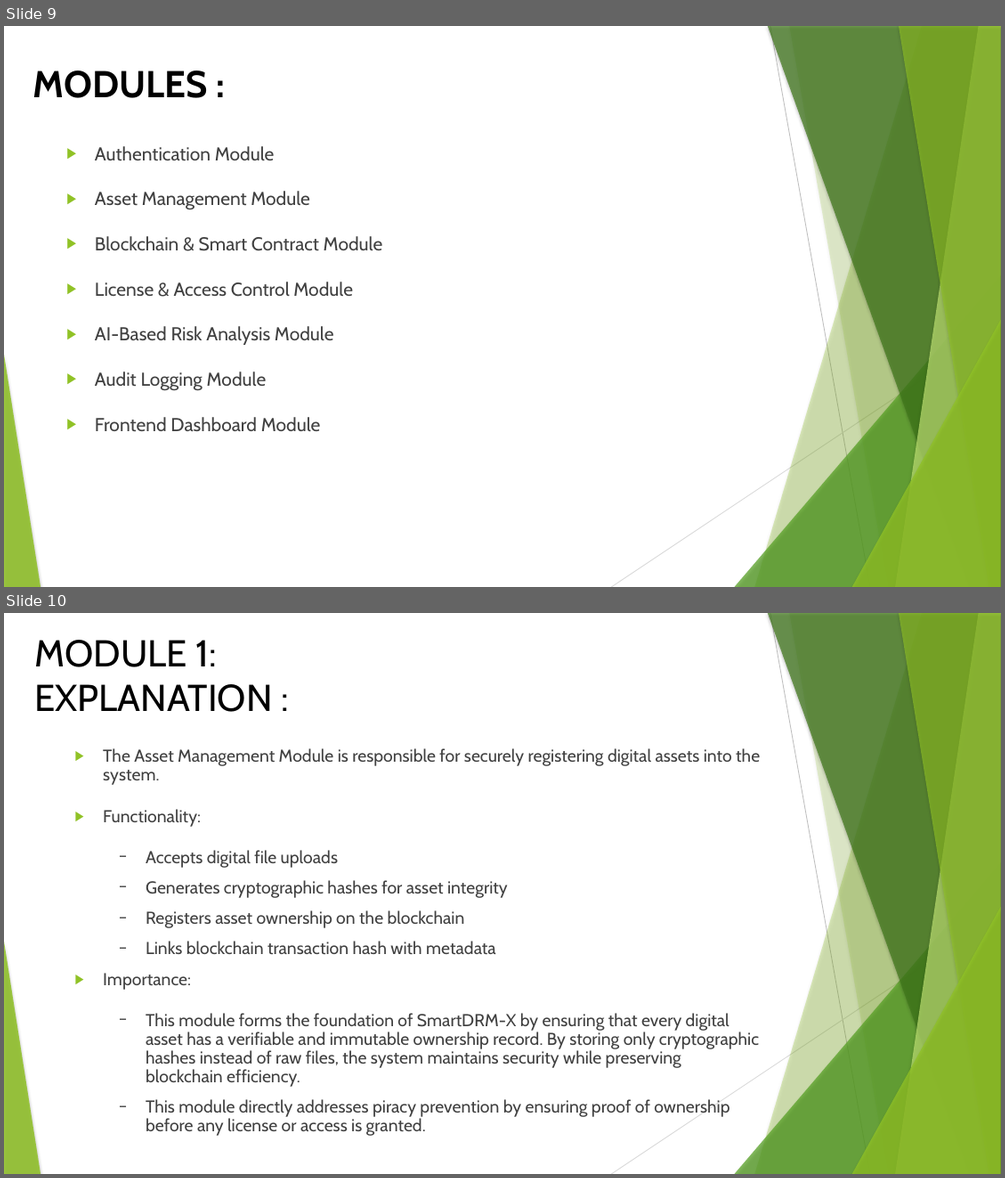
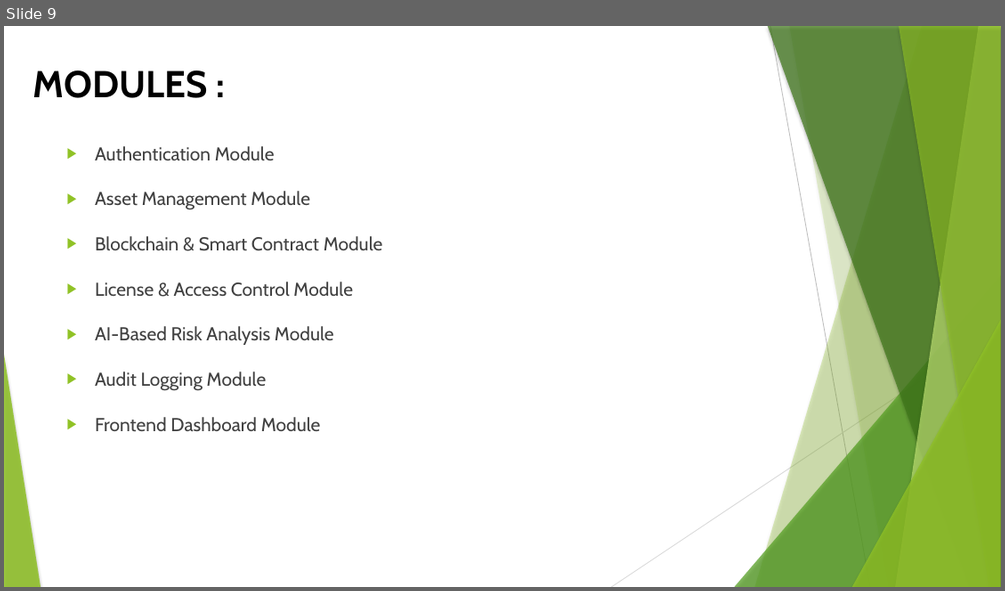
Before and after one commit to SridharanThangaraji/smartdrm-x, a slide deck: docs/final(2).pptx. Shown one above the other, each under a label of ours: slides 9 and 10 before the commit, slide 9 after it. The pictures are 1005x1178 and 1005x591 pixels, drawn with LibreOffice and Linux fonts; fonts in the diff are those of the drawing; background and template pictures are left out. Boxes give left, top, right and bottom in pixels: in the first picture for what was removed or moved away, otherwise in the second. Text is boxed around its words. In the diff, an @@ line names an element or a change of style, - is before the commit and + after.

```diff
--- a/docs/final(2).pptx
+++ b/docs/final(2).pptx
@@ slide 10 removed at bbox=[4, 613, 1001, 1174], background picture (left out); not listed: 10 template elements that a slide beside it also shows @@
@@ title removed at bbox=[34, 640, 272, 712] @@
-MODULE 1:
-EXPLANATION :
@@ text removed at bbox=[103, 748, 760, 1135] @@
-▶ The Asset Management Module is responsible for securely registering digital assets into the system.
-▶ Functionality:
-  − Accepts digital file uploads
-  − Generates cryptographic hashes for asset integrity
-  − Registers asset ownership on the blockchain
-  − Links blockchain transaction hash with metadata
-▶ Importance:
-  − This module forms the foundation of SmartDRM-X by ensuring that every digital asset has a verifiable and immutable ownership record. By storing only cryptographic hashes instead of raw files, the system maintains security while preserving blockchain efficiency.
-  − This module directly addresses piracy prevention by ensuring proof of ownership before any license or access is granted.
```
Also in this commit, not shown: 3 slides added, 46 other files.
